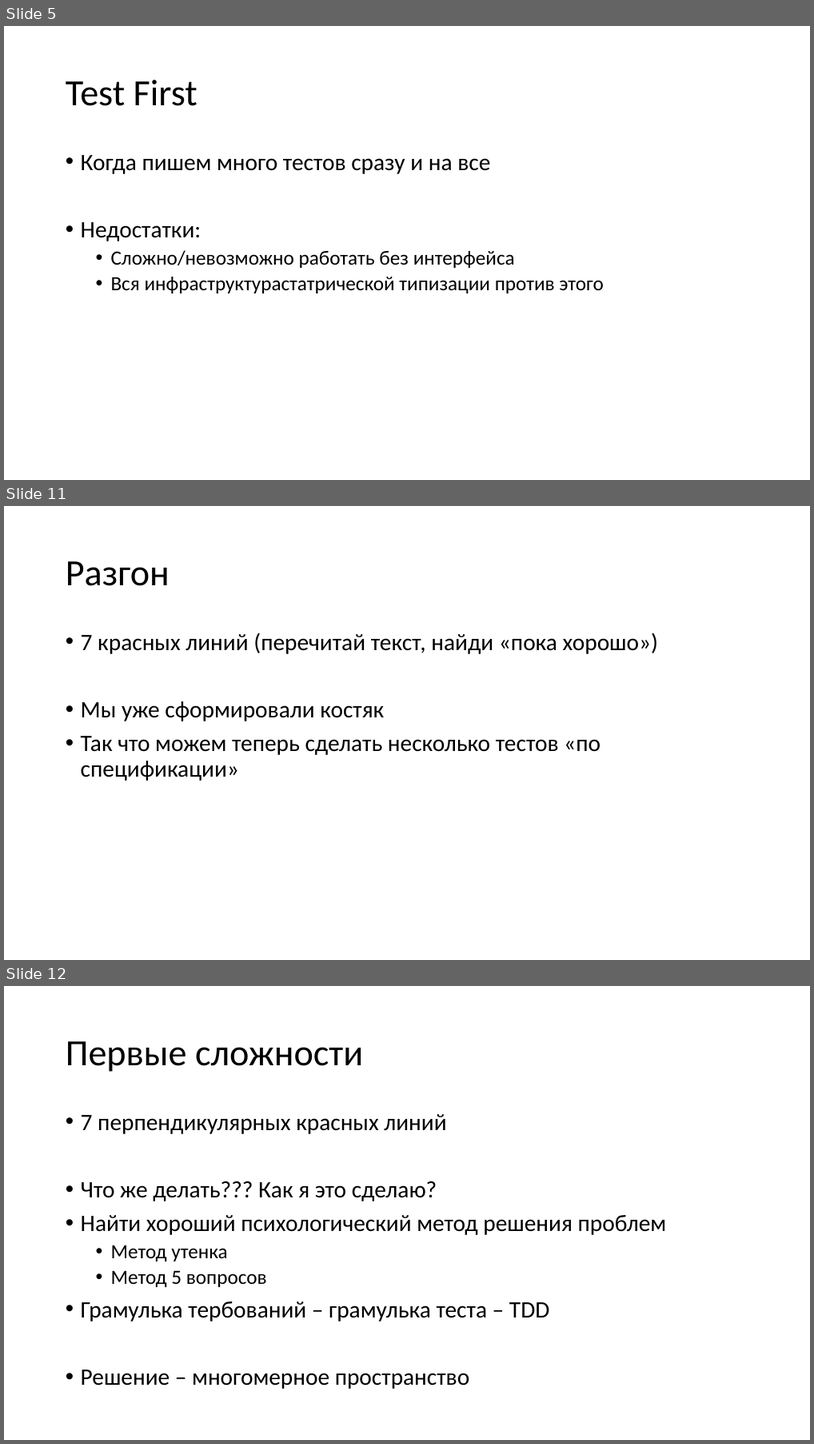
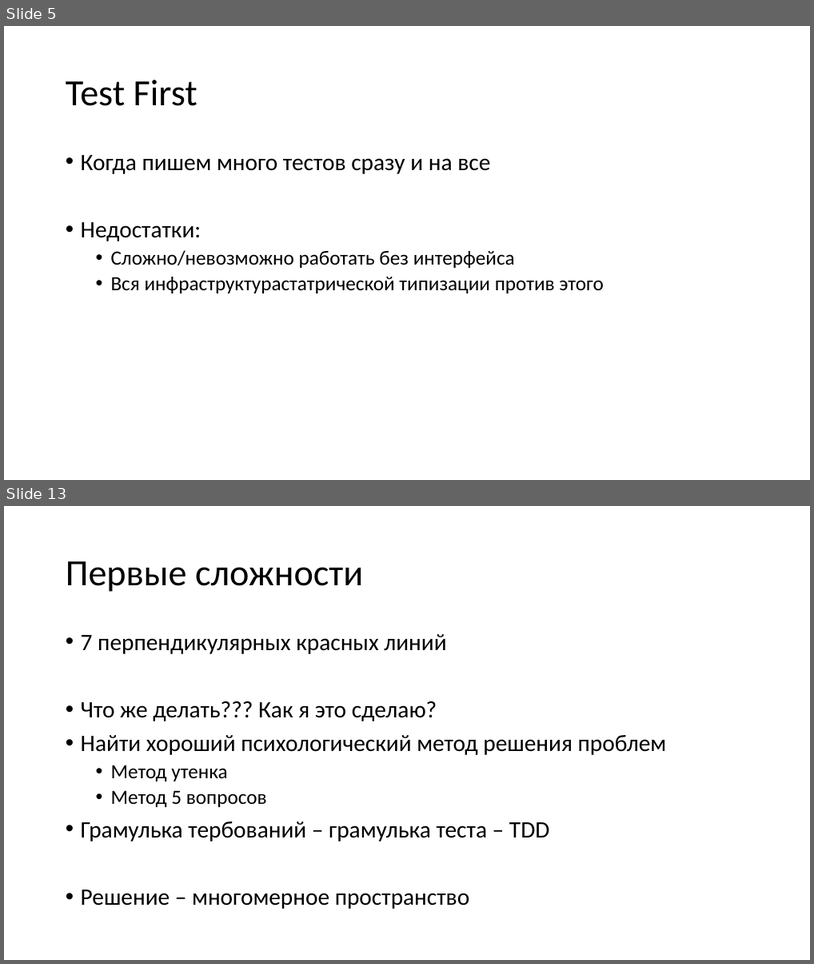
Before and after one commit to kugushev/presentations, a slide deck: Presentation.pptx. Shown one above the other, each under a label of ours: slides 5, 11 and 12 before the commit, slides 5 and 13 after it; the slides between them are not shown. The pictures are 814x1444 and 814x964 pixels, drawn with LibreOffice and Linux fonts; fonts in the diff are those of the drawing. Boxes give left, top, right and bottom in pixels: in the first picture for what was removed or moved away, otherwise in the second. Text is boxed around its words. In the diff, an @@ line names an element or a change of style, - is before the commit and + after.

```diff
--- a/Presentation.pptx
+++ b/Presentation.pptx
@@ slide 11 removed at box(4, 506, 810, 960), background #FFFFFF @@
@@ title removed at box(66, 561, 170, 586) @@
-Разгон
@@ text removed at box(81, 632, 658, 780) @@
-• 7 красных линий (перечитай текст, найди «пока хорошо»)
-• Мы уже сформировали костяк
-• Так что можем теперь сделать несколько тестов «по спецификации»
@@ what was slide 12 is now slide 13 @@
```
Also in this commit, not shown: 3 slides changed, 6 slides added, 4 other slides removed, 14 other files.
